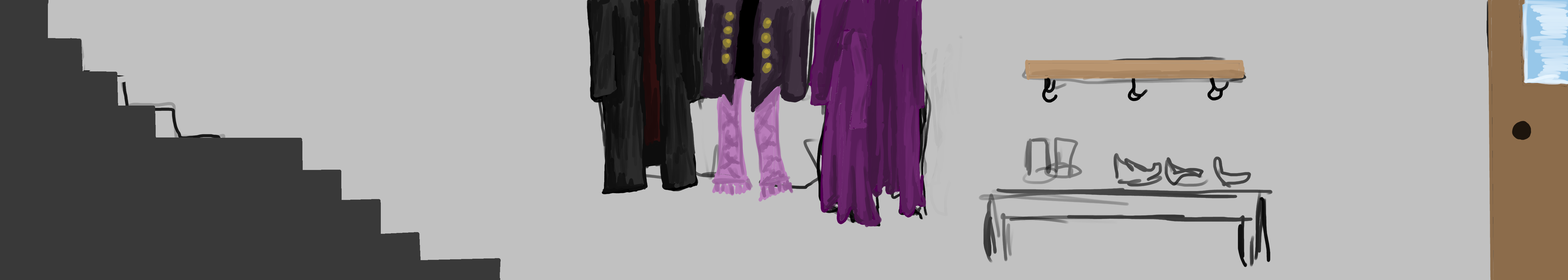
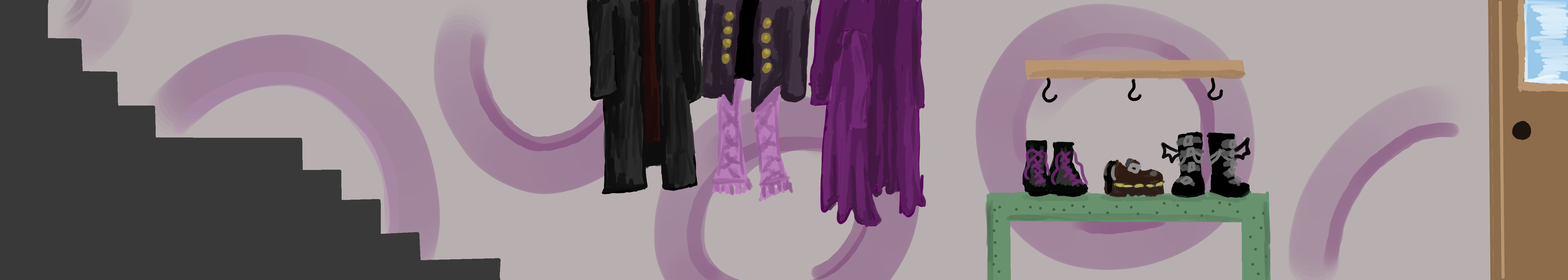
Layers edited between the first and the second 1568x280 image:
painted on "Most Stuff :|" over [985, 0, 1568, 280]
hid "Sketch" over [47, 0, 1568, 280]
added layer "wallpaper" above "Background" over [49, 0, 1477, 280]
painted on "Background" over [47, 0, 1568, 280]
